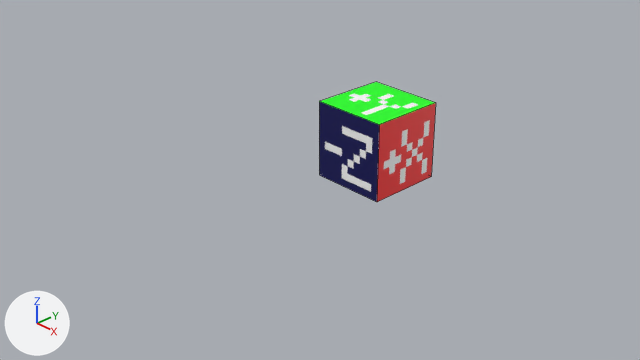
One commit to the Blender file pingo/src/blender/cube.blend: the scene before it, then after it.
One viewpoint serves both versions: the file's camera 'Camera'. Every picture has the same lights, and +X, +Y and +Z are marked at lower left. Mesh edges are drawn as thin lines.
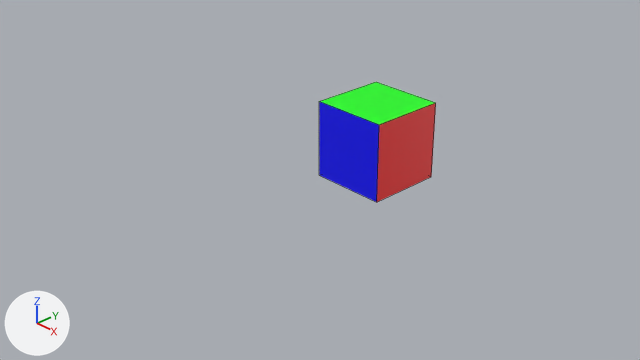
The newer file is also rescaled (x2.0), turned or shifted as a whole; pictures and numbers use the older file's frame.

The change, as a list of edits to the scene's bpy script:
```text
Add img_2x2_png:
    img_2x2_png = load_image('2x2.png', '2x2.png', 2, 2, 'sRGB')
Change mat_material:
    mat_material.texture: img_blenderaxes_png -> img_2x2_png
Change me_cube:
    where me_cube.from_pydata(...)  # 8 vertices, 6 faces; spans x 0.0..1.0, y 0.0..1.0, z 0.0..1.0
    used by ob_cube; location = (0.0, 0.0, 0.0)
    me_cube part 1: 6 kept faces spanning x 0.0..1.0, y 0.0..1.0, z 0.0..1.0 get new texture (UV) coordinates
```

Pixel boxes (x1, y1, x2, y2) of what changed, in the pictures (640 x 360 px):
'Cube', surface changed
    both: (319, 82, 436, 202)
